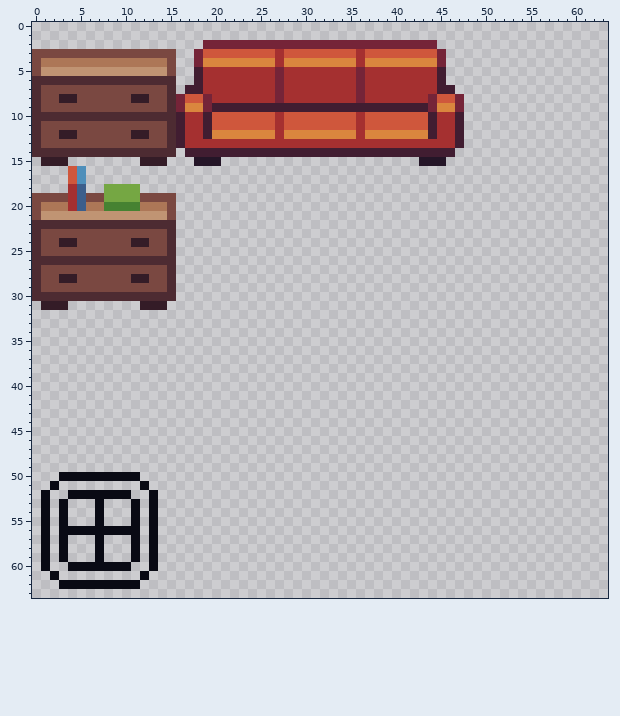
File history of a pixel-art file, Assets/Sprites/Furnitures.aseprite. The first picture shows the starting point.
64x64 pixels, 1 frame.
New version:
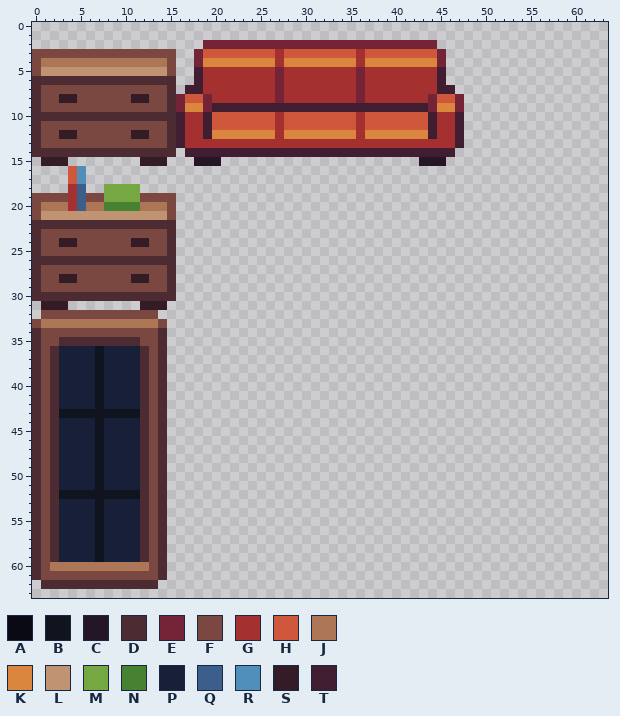
Palette (. is transparent): A #090a14  B #10141f  C #241527  D #4d2b32  E #752438  F #7a4841  G #a53030  H #cf573c  J #ad7757  K #da863e  L #c09473  M #75a743  N #468232  P #172038  Q #3c5e8b  R #4f8fba  S #341c27  T #411d31
What changed:
y 32: x 1..13 ............. -> FFFFFFFFFFFFF
y 33: x 0..14 ............... -> FJJJJJJJJJJJJJF
y 34: x 0..14 ............... -> DFFFFFFFFFFFFFD
y 35: x 0..14 ............... -> DFFDDDDDDDDDFFD
y 36..42: x 0..14 ............... -> DFDPPPPBPPPPDFD
y 43: x 0..14 ............... -> DFDBBBBBBBBBDFD
y 44..49: x 0..14 ............... -> DFDPPPPBPPPPDFD
y 50: x 0..14 ...AAAAAAAAA... -> DFDPPPPBPPPPDFD
y 51: x 0..14 ..A.........A.. -> DFDPPPPBPPPPDFD
y 52: x 0..14 .A..AAAAAAA..A. -> DFDBBBBBBBBBDFD
y 53..55: x 0..14 .A.A...A...A.A. -> DFDPPPPBPPPPDFD
y 56: x 0..14 .A.AAAAAAAAA.A. -> DFDPPPPBPPPPDFD
y 57..59: x 0..14 .A.A...A...A.A. -> DFDPPPPBPPPPDFD
y 60: x 0..14 .A..AAAAAAA..A. -> DFJJJJJJJJJJJFD
y 61: x 0..14 ..A.........A.. -> DFFFFFFFFFFFFFD
y 62: x 1..13 ..AAAAAAAAA.. -> DDDDDDDDDDDDD
Where, in picture pixels (left, top, right, bottom), the same in both pictures:
changed: (32, 310, 167, 589)
